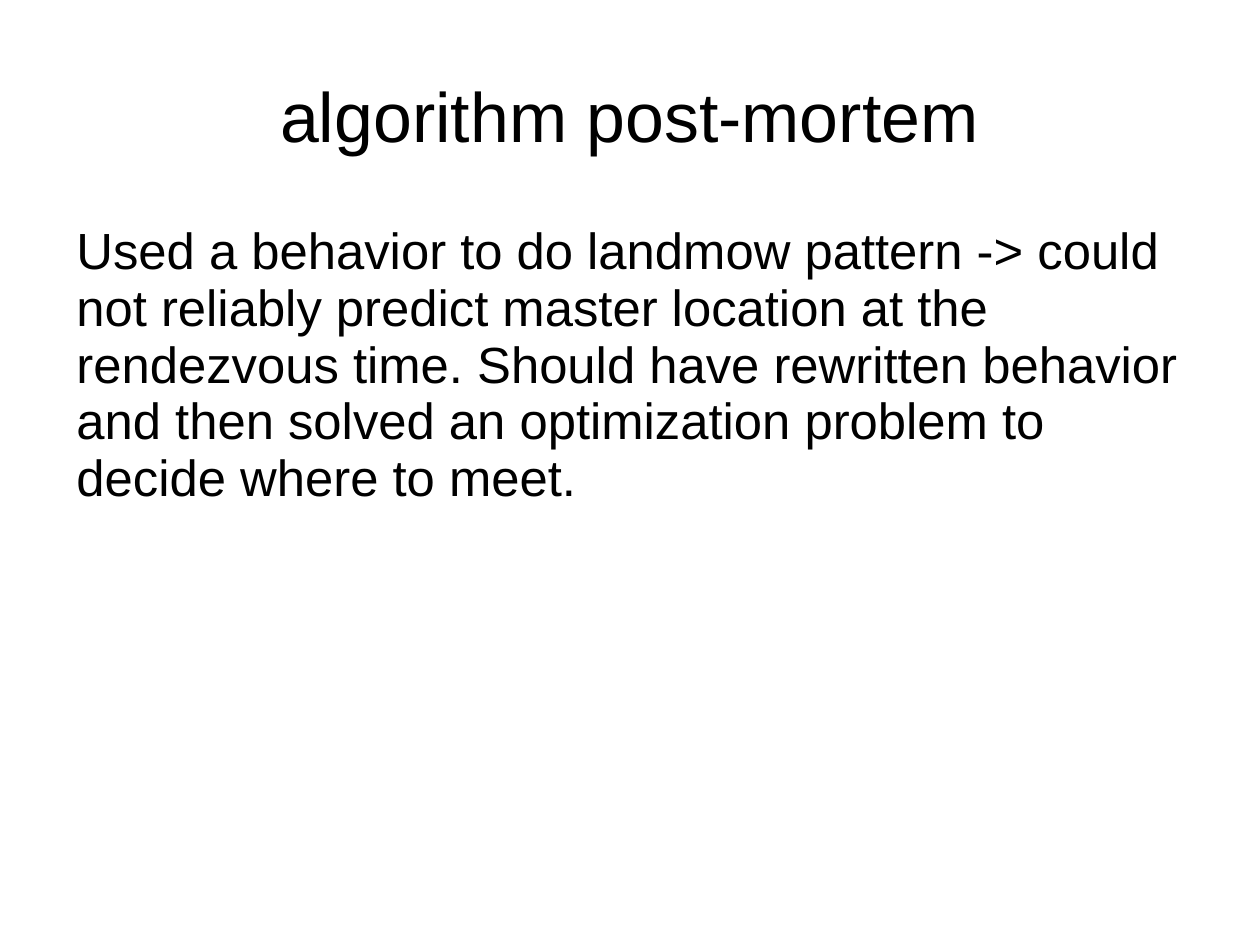
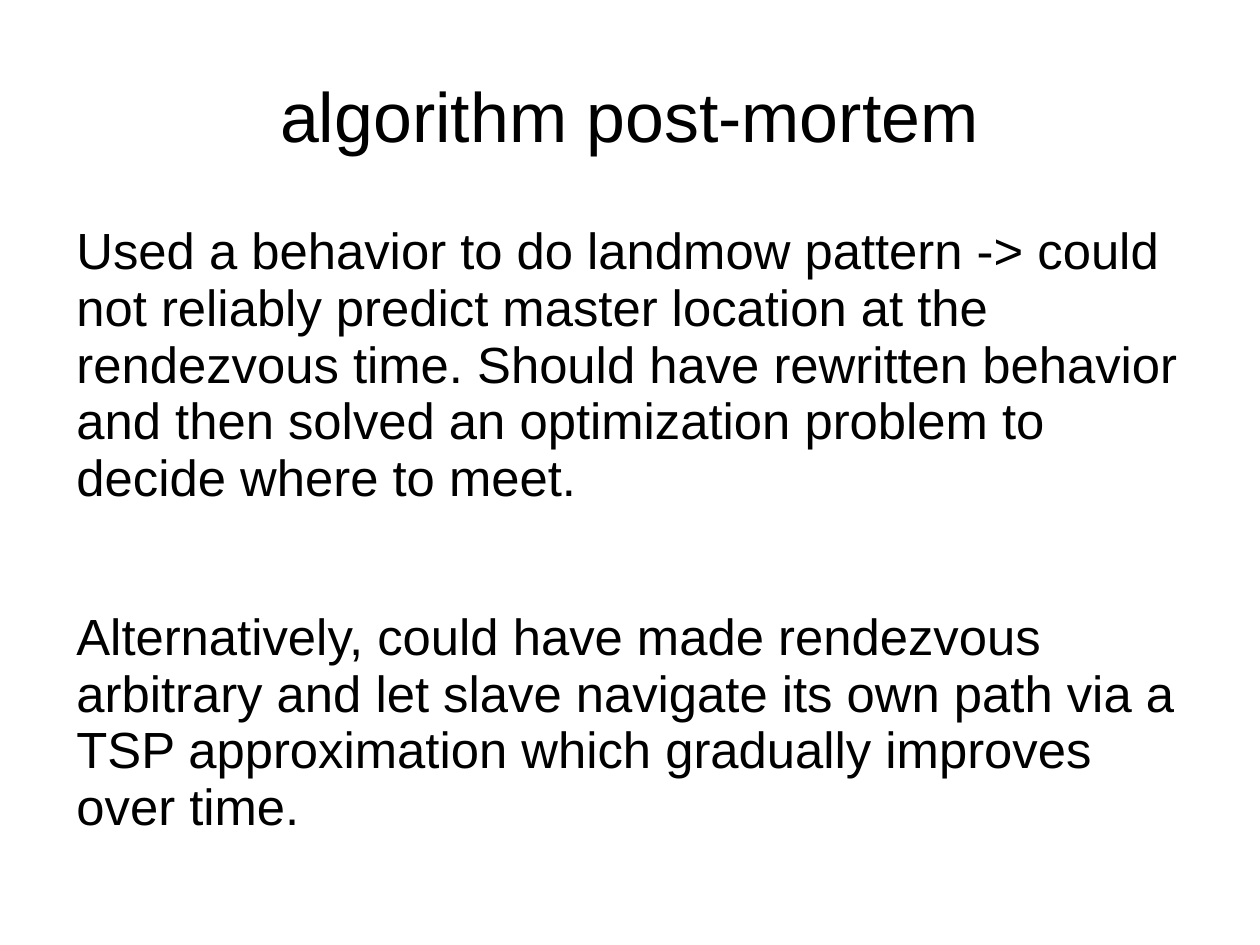
Before and after one commit to ievans/moos-ivp-lab-14, a slide deck: slide 25 of presentation.ppt. Drawn at 1260x945 pixels with LibreOffice and Linux fonts; fonts in the diff are those of the drawing. Boxes give left, top, right and bottom in pixels: in the first picture for what was removed or moved away, otherwise in the second. Text is boxed around its words. In the diff, an @@ line names an element or a change of style, - is before the commit and + after.

Commit message:
updated presentation

```diff
--- a/presentation.ppt
+++ b/presentation.ppt
@@ text at <box>76,618,1174,826</box>: paragraph added @@
+Alternatively, could have made rendezvous arbitrary and let slave navigate its own path via a TSP approximation which gradually improves over time.
```
Also in this commit, not shown: 1 other slide changed.
